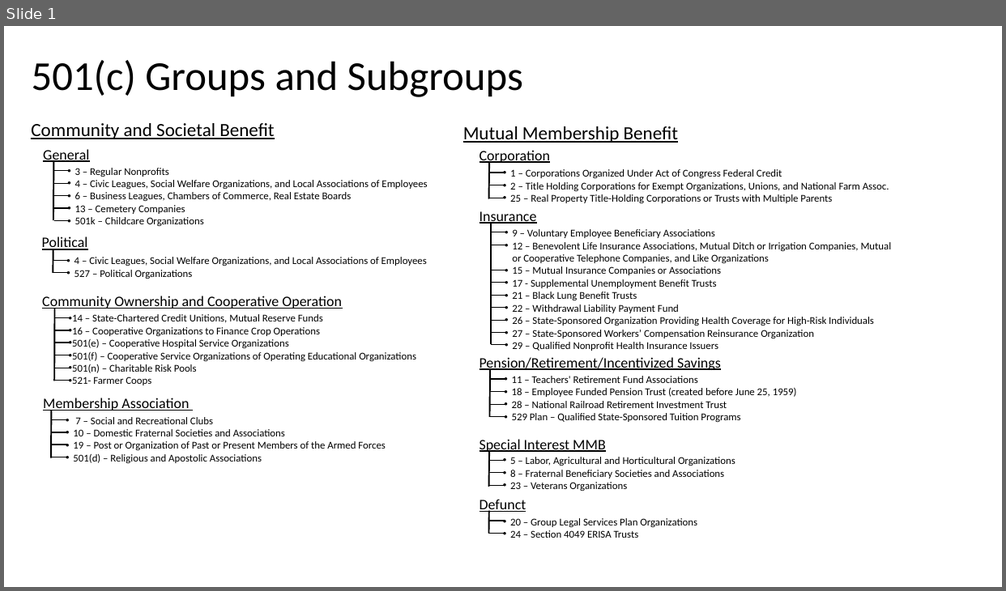
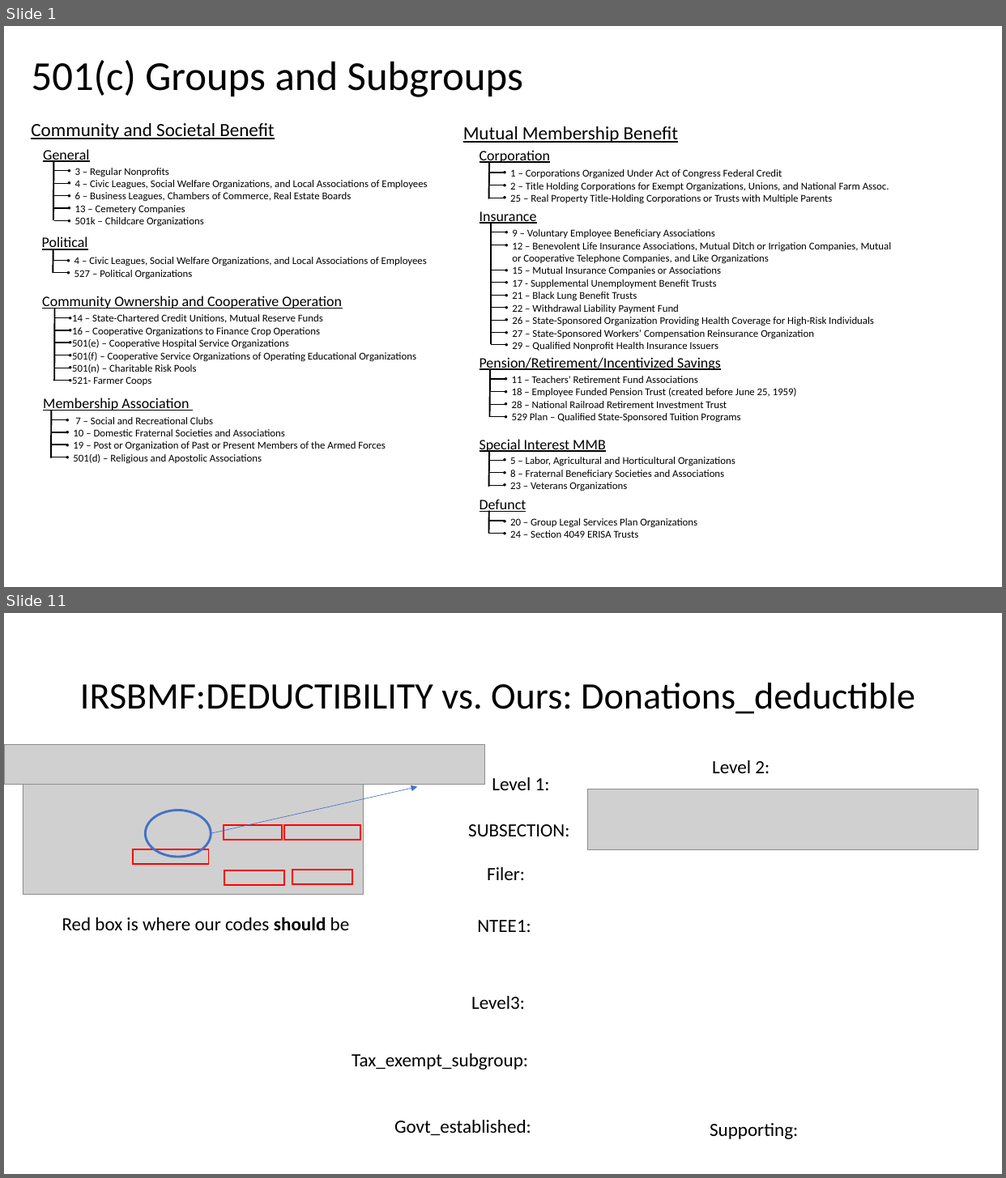
Before and after one commit to Nonprofit-Open-Data-Collective/metadata-standards, a slide deck: tax-exempt-status/501ctype-groups.pptx. Shown one above the other, each under a label of ours: slide 1 before the commit, slides 1 and 11 after it; the slides between them are not shown. The pictures are 1006x591 and 1006x1178 pixels, drawn with LibreOffice and Linux fonts; fonts in the diff are those of the drawing; grey boxes stand for pictures. Boxes give left, top, right and bottom in pixels: in the first picture for what was removed or moved away, otherwise in the second. Text is boxed around its words. In the diff, an @@ line names an element or a change of style, - is before the commit and + after.

```diff
--- a/tax-exempt-status/501ctype-groups.pptx
+++ b/tax-exempt-status/501ctype-groups.pptx
@@ slide 11 added at bbox=[4, 613, 1002, 1174], background #FFFFFF @@
@@ title added at bbox=[80, 683, 915, 714], 36 pt, text #000000 @@
+IRSBMF:DEDUCTIBILITY vs. Ours: Donations_deductible
@@ picture added at bbox=[4, 745, 484, 784] @@
@@ picture added at bbox=[23, 757, 364, 895] @@
@@ text added at bbox=[492, 777, 550, 790], 18 pt, text #000000 @@
+Level 1:
@@ text added at bbox=[712, 760, 769, 773], 18 pt, text #000000 @@
+Level 2:
@@ arrow added from (211, 834) to (417, 786), #4472C4 0.5 pt @@
@@ picture added at bbox=[587, 790, 978, 850] @@
@@ ellipse added at bbox=[146, 810, 211, 856], outline #4472C4 2.25 pt @@
@@ rectangle added at bbox=[224, 825, 283, 840], outline #FF0000 1.5 pt @@
@@ rectangle added at bbox=[285, 825, 361, 841], outline #FF0000 1.5 pt @@
@@ text added at bbox=[468, 824, 569, 837], 18 pt, text #000000 @@
+SUBSECTION:
@@ rectangle added at bbox=[133, 850, 209, 865], outline #FF0000 1.5 pt @@
@@ rectangle added at bbox=[224, 871, 284, 885], outline #FF0000 1.5 pt @@
@@ rectangle added at bbox=[292, 870, 352, 884], outline #FF0000 1.5 pt @@
@@ text added at bbox=[487, 867, 525, 880], 18 pt, text #000000 @@
+Filer:
@@ text added at bbox=[62, 917, 350, 931], 18 pt, text #000000 @@
+Red box is where our codes should be
@@ text added at bbox=[477, 920, 531, 932], 18 pt, text #000000 @@
+NTEE1:
@@ text added at bbox=[471, 996, 525, 1009], 18 pt, text #000000 @@
+Level3:
@@ text added at bbox=[351, 1054, 528, 1070], 18 pt, text #000000 @@
+Tax_exempt_subgroup:
@@ text added at bbox=[394, 1120, 531, 1135], 18 pt, text #000000 @@
+Govt_established:
@@ text added at bbox=[710, 1123, 798, 1139], 18 pt, text #000000 @@
+Supporting:
```
Also in this commit, not shown: 11 other slides added.
